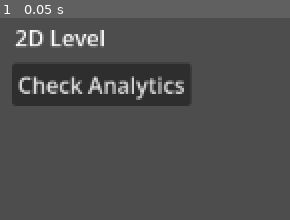
Above: before the commit, frame 1.
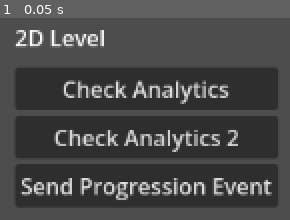
Above: after the commit, the same moment.

Repository: mikhail-shafigullin/gmtk-jam-2026
Game: Godot game, scene res://levels/debug/Level2D.tscn
Same seed, same stepped clock (60 frames per second), same inputs: the game is played once before the commit and once after it. Before the commit the project has no main scene; this scene is started directly in both runs.
Inputs:
- Up to frame 1 (0.05 s): no input

The runs differ from the first frame. In frame 1, 47% of the frame differs, in the area x 4-96%, y 22-94%.
Error after the commit: Parse Error: Identifier "AnalyticsSecrets" not declared in the current scope. (res://autoload/analyticsController/Analytics.gd:8)

Commit message:
add game Analytics autoload

Diff:
--- /dev/null
+++ b/autoload/analyticsController/Analytics.gd
@@ -0,0 +1,22 @@
+extends Node
+
+var gameAnalytics;
+
+func _ready():
+	if(Engine.has_singleton("GameAnalytics")):
+		gameAnalytics = Engine.get_singleton("GameAnalytics")
+		gameAnalytics.init(AnalyticsSecrets.GAME_KEY, AnalyticsSecrets.SECRET_KEY)
+		gameAnalytics.setEnabledInfoLog(true);
+
+func sendDebugRequest(number: int):
+	var optArgs = {
+		"eventNumber": number,
+		"eventVar": self
+	}
+	gameAnalytics.addDesignEvent("my:design:event", optArgs)
+
+func sendProgressionEvent(number: int):
+	var optArgs = {
+		"eventNumber": number
+	}
+	gameAnalytics.addProgressionEvent("start", "act" + str(number), "", "", optArgs)
--- a/levels/debug/Level2D.gd
+++ b/levels/debug/Level2D.gd
@@ -1,4 +1,14 @@
 extends Node2D
 
 func _on_button_pressed():
-	print(123);
+	Analytics.sendProgressionEvent(1)
+
+
+func _on_button_2_pressed() -> void:
+	Analytics.sendProgressionEvent(2)
+	pass # Replace with function body.
+
+
+func _on_button_3_pressed() -> void:
+	Analytics.sendProgressionEvent(3)
+	pass # Replace with function body.
--- a/levels/debug/Level2D.tscn
+++ b/levels/debug/Level2D.tscn
@@ -12,12 +12,26 @@
 offset_bottom = 57.0
 text = "2D Level"
 
-[node name="Button" type="Button" parent="." unique_id=619951901]
-offset_left = 16.0
-offset_top = 47.0
-offset_right = 145.0
-offset_bottom = 78.0
+[node name="VBoxContainer" type="VBoxContainer" parent="." unique_id=577040241]
+offset_left = 18.0
+offset_top = 50.0
+offset_right = 162.0
+offset_bottom = 208.0
+
+[node name="Button" type="Button" parent="VBoxContainer" unique_id=619951901]
+layout_mode = 2
 text = "Check Analytics
 "
 
-[connection signal="pressed" from="Button" to="." method="_on_button_pressed"]
+[node name="Button2" type="Button" parent="VBoxContainer" unique_id=805970762]
+layout_mode = 2
+text = "Check Analytics 2
+"
+
+[node name="Button3" type="Button" parent="VBoxContainer" unique_id=1627213519]
+layout_mode = 2
+text = "Send Progression Event"
+
+[connection signal="pressed" from="VBoxContainer/Button" to="." method="_on_button_pressed"]
+[connection signal="pressed" from="VBoxContainer/Button2" to="." method="_on_button_2_pressed"]
+[connection signal="pressed" from="VBoxContainer/Button3" to="." method="_on_button_3_pressed"]
--- a/project.godot
+++ b/project.godot
@@ -11,7 +11,7 @@
 [application]
 
 config/name="GamePrototype"
-run/main_scene="res://levels/Level2D.tscn"
+run/main_scene="res://levels/debug/Level2D.tscn"
 config/features=PackedStringArray("4.7", "GL Compatibility")
 config/icon="res://icon.svg"
 
@@ -19,6 +19,11 @@
 
 SceneTransitionManager="*res://autoload/sceneTransitionManager/SceneTransitionManager.tscn"
 SaveSystem="*res://autoload/saveSystem/SaveSystem.gd"
+Analytics="*uid://crwb20qlw6enl"
+
+[editor_plugins]
+
+enabled=PackedStringArray("res://addons/GameAnalytics/plugin.cfg")
 
 [physics]
 
Not shown, added: addons/GameAnalytics/GameAnalytics.gdextension.uid
Not shown, added: addons/GameAnalytics/export_plugin.gd
Not shown, added: addons/GameAnalytics/export_plugin.gd.uid
Not shown, added: addons/GameAnalytics/plugin.cfg
Not shown, added: addons/GameAnalytics/plugin.gd.uid
Not shown, added: autoload/analyticsController/Analytics.gd.uid
Not shown, added: autoload/analyticsController/AnalyticsSecrets.gd.uid
Not shown, changed: .gitignore
Not shown, added: addons/GameAnalytics/GameAnalytics.gdextension
Not shown, added: addons/GameAnalytics/bin/android/godotgameanalytics.aar
Not shown, added: addons/GameAnalytics/bin/android/libGodotGameAnalytics.so
Not shown, added: addons/GameAnalytics/bin/ios/libGodotGameAnalytics.ios.template_release.xcframework/Info.plist
(and 39 more such lines)
